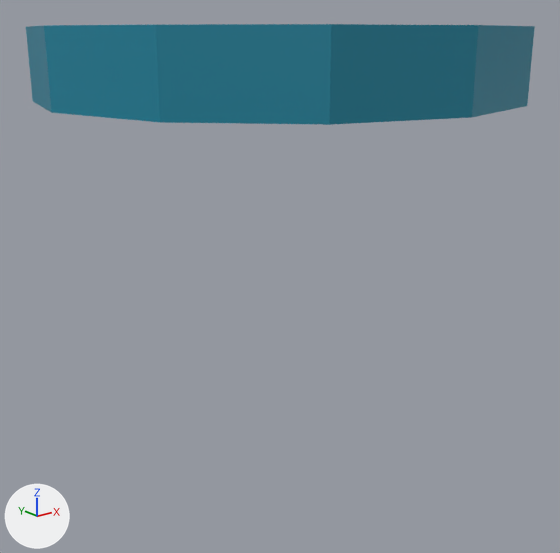
Two versions of the FBX model Assets/Resources/Meshes/UICollect.fbx, one commit apart.
Before and after are seen from a 50 mm camera at (-0.732, -3.472, 0.097) aimed at (0.004, -2.552, -0.271). Every picture has the same lights, and +X, +Y and +Z are marked at lower left. Where no turn or scale is listed for an object, it has been applied to the vertices.
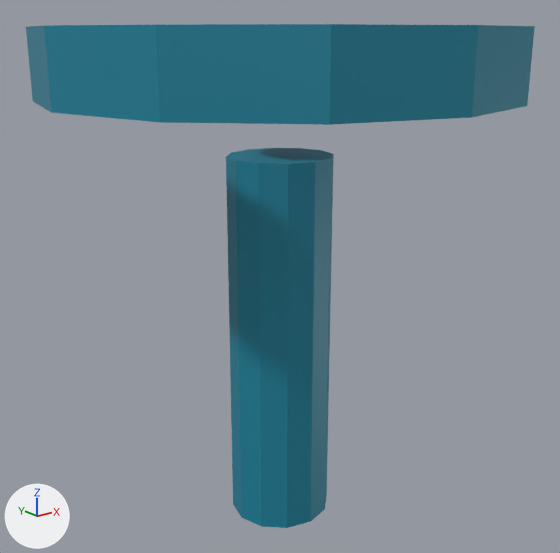
The change in detail:
me_cylinder is used by ob_cylinder; location (0.0, -2.554, 0.056).
me_cylinder had 72 vertices, 42 faces and spanned x -0.351..0.351, y -0.353..0.353, z -0.054..0.05.
me_cylinder now has 96 vertices, 56 faces and spans x -0.351..0.351, y -0.353..0.353, z -0.732..0.05.
me_cylinder part 1: a new loose piece, a 12-sided cylinder along z spanning x -0.081..0.085, y -0.082..0.078, z -0.732..-0.134, in mat_uimaterial (picture img_paletteunits_png).

Location of each change, (x1, y1, x2, y2) in pixels of the pictures (560 x 553 px):
'Cylinder', reshaped (395% taller): before (26, 24, 535, 125); after (26, 24, 535, 528)
part 1 of me_cylinder, added (cyan): after (226, 148, 334, 528)
